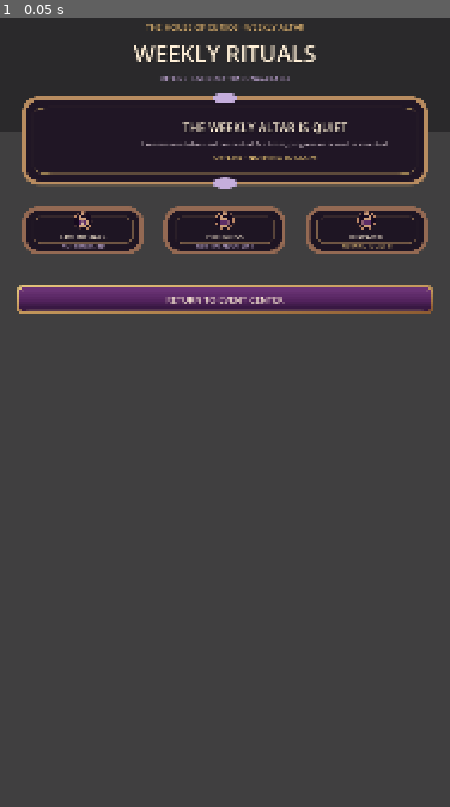
Above: before the commit, frame 1.
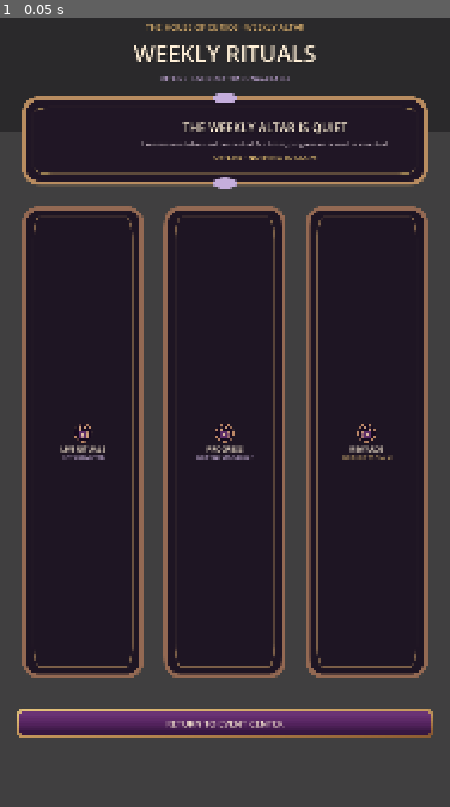
Above: after the commit, the same moment.

Repository: Jay-prodesign/akilta-match3
Game: Godot game, scene res://src/ui/missions/weekly_missions_screen.tscn
Same seed, same stepped clock (60 frames per second), same inputs: the game is played once before the commit and once after it. This scene is started directly instead of the project's main scene.
Inputs:
- Up to frame 1 (0.05 s): no input

The runs differ from the first frame. In frame 1, 48% of the frame differs, in the area x 3-97%, y 24-92%.

Commit message:
Stretch sealed weekly niches into the ritual stage

Diff:
--- a/src/ui/missions/weekly_missions_screen.gd
+++ b/src/ui/missions/weekly_missions_screen.gd
@@ -74,7 +74,8 @@
 	var altar_compact := empty_state.custom_minimum_size.y >= 230.0 and empty_state.custom_minimum_size.y <= 280.0 and reward_art.custom_minimum_size.x >= 160.0 and reward_art.custom_minimum_size.y >= 160.0
 	var status_rows := [feed_status, progress_status, reward_status]
 	var status_stack_dense := status_rows.all(func(row): return row != null and row.custom_minimum_size.y >= 140.0 and row.custom_minimum_size.y <= 170.0 and row.size_flags_horizontal == Control.SIZE_EXPAND_FILL and row.get_theme_stylebox("panel") is StyleBoxTexture)
-	var status_strip := ($MissionLayout/MissionStatusStack) is HBoxContainer and ($MissionLayout/MissionStatusStack as HBoxContainer).get_child_count() == 3
+	var status_strip_node := $MissionLayout/MissionStatusStack as HBoxContainer
+	var status_strip := status_strip_node != null and status_strip_node.get_child_count() == 3 and status_strip_node.size_flags_vertical == Control.SIZE_EXPAND_FILL
 	var truthful_status_copy := feed_state.text == "NOT CONNECTED" and progress_state.text == "NOT TRACKED OFFLINE" and reward_state.text == "NOTHING TO CLAIM"
 	var status_icons_loaded := [feed_icon, progress_icon, reward_icon].all(func(icon): return icon != null and icon.texture != null and String(icon.get_meta("asset_path", "")) == STATUS_SEAL_PATH)
 	var intentional_stage := stage_spacer != null and stage_spacer.size_flags_vertical != Control.SIZE_EXPAND_FILL and stage_spacer.custom_minimum_size.y <= 40.0 and ($MissionLayout as VBoxContainer).offset_bottom <= -150.0
--- a/src/ui/missions/weekly_missions_screen.tscn
+++ b/src/ui/missions/weekly_missions_screen.tscn
@@ -190,6 +190,7 @@
 [node name="MissionStatusStack" type="HBoxContainer" parent="MissionLayout"]
 custom_minimum_size = Vector2(0, 154)
 layout_mode = 2
+size_flags_vertical = 3
 theme_override_constants/separation = 10
 
 [node name="FeedStatus" type="PanelContainer" parent="MissionLayout/MissionStatusStack"]
